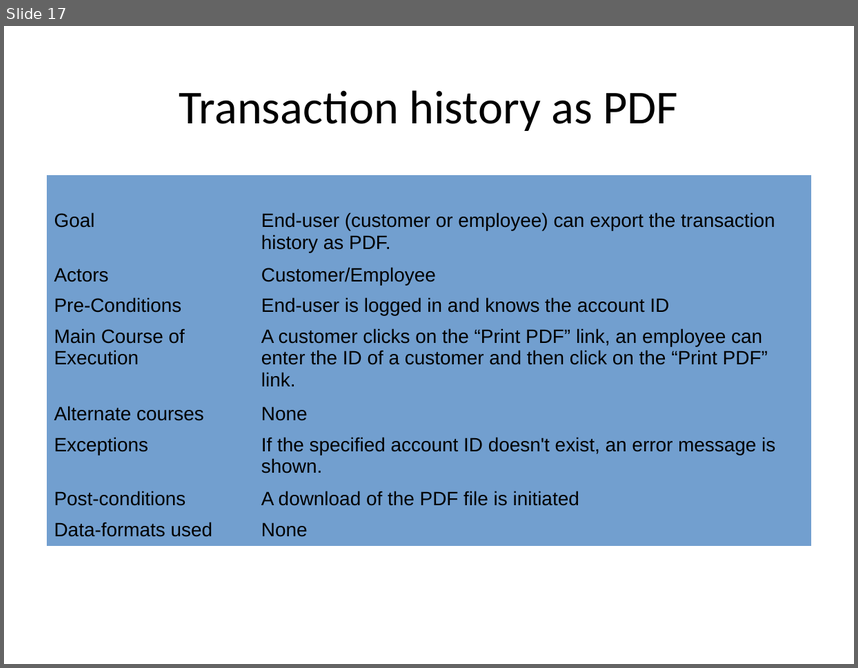
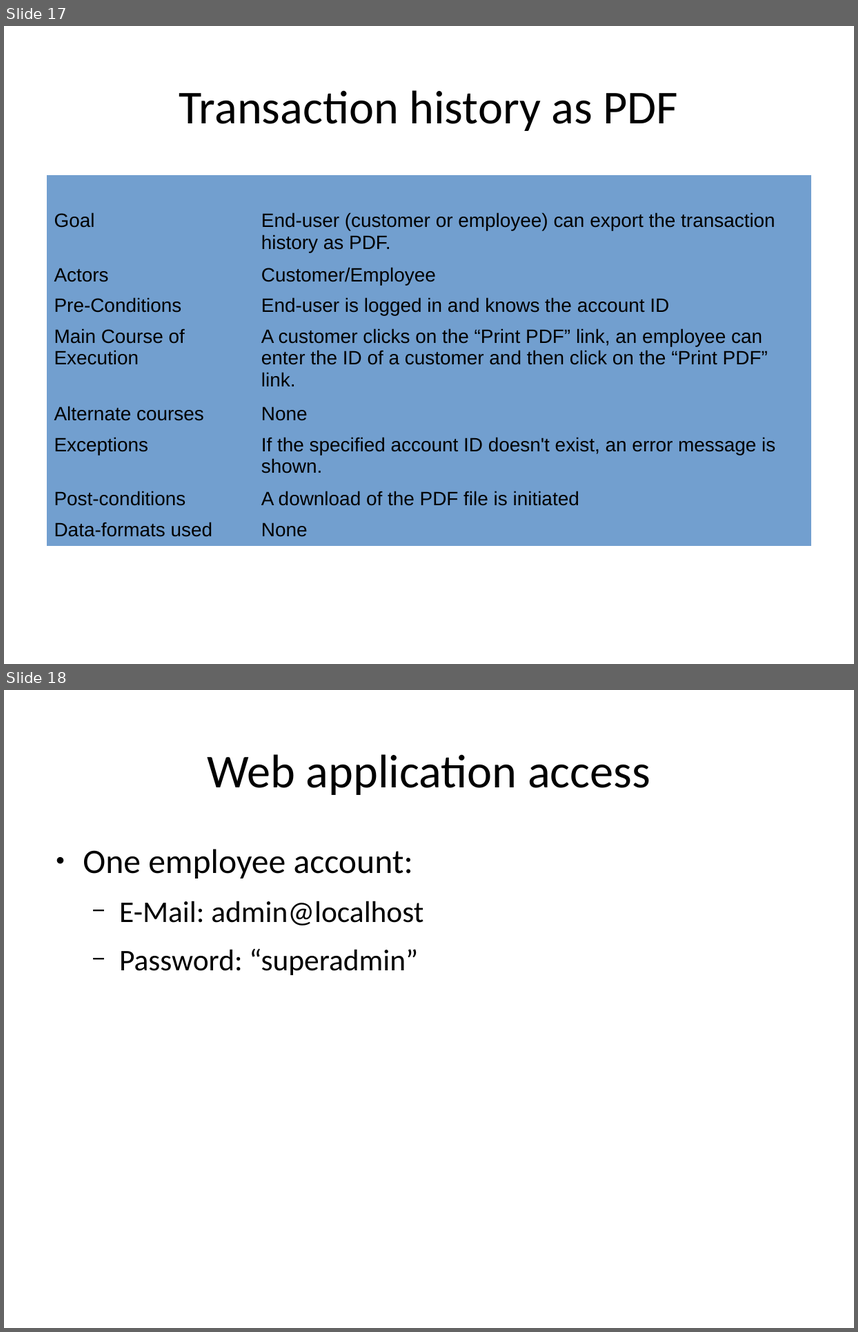
Before and after one commit to snawalgaria/SecureCoding, a slide deck: presentation/presentation.odp. Shown one above the other, each under a label of ours: slide 17 before the commit, slides 17 and 18 after it. The pictures are 858x668 and 858x1332 pixels, drawn with LibreOffice and Linux fonts; fonts in the diff are those of the drawing. Boxes give left, top, right and bottom in pixels: in the first picture for what was removed or moved away, otherwise in the second. Text is boxed around its words. In the diff, an @@ line names an element or a change of style, - is before the commit and + after.

```diff
--- a/presentation/presentation.odp
+++ b/presentation/presentation.odp
@@ slide 18 added at box(4, 690, 854, 1328), background #FFFFFF @@
@@ title added at box(207, 754, 651, 795), 44 pt, text #000000 @@
+Web application access
@@ text added at box(83, 849, 424, 975), 28 pt, text #000000 @@
+● One employee account:
+  − E-Mail: admin@localhost
+  − Password: “superadmin”
```
Also in this commit, not shown: 5 slides changed.
